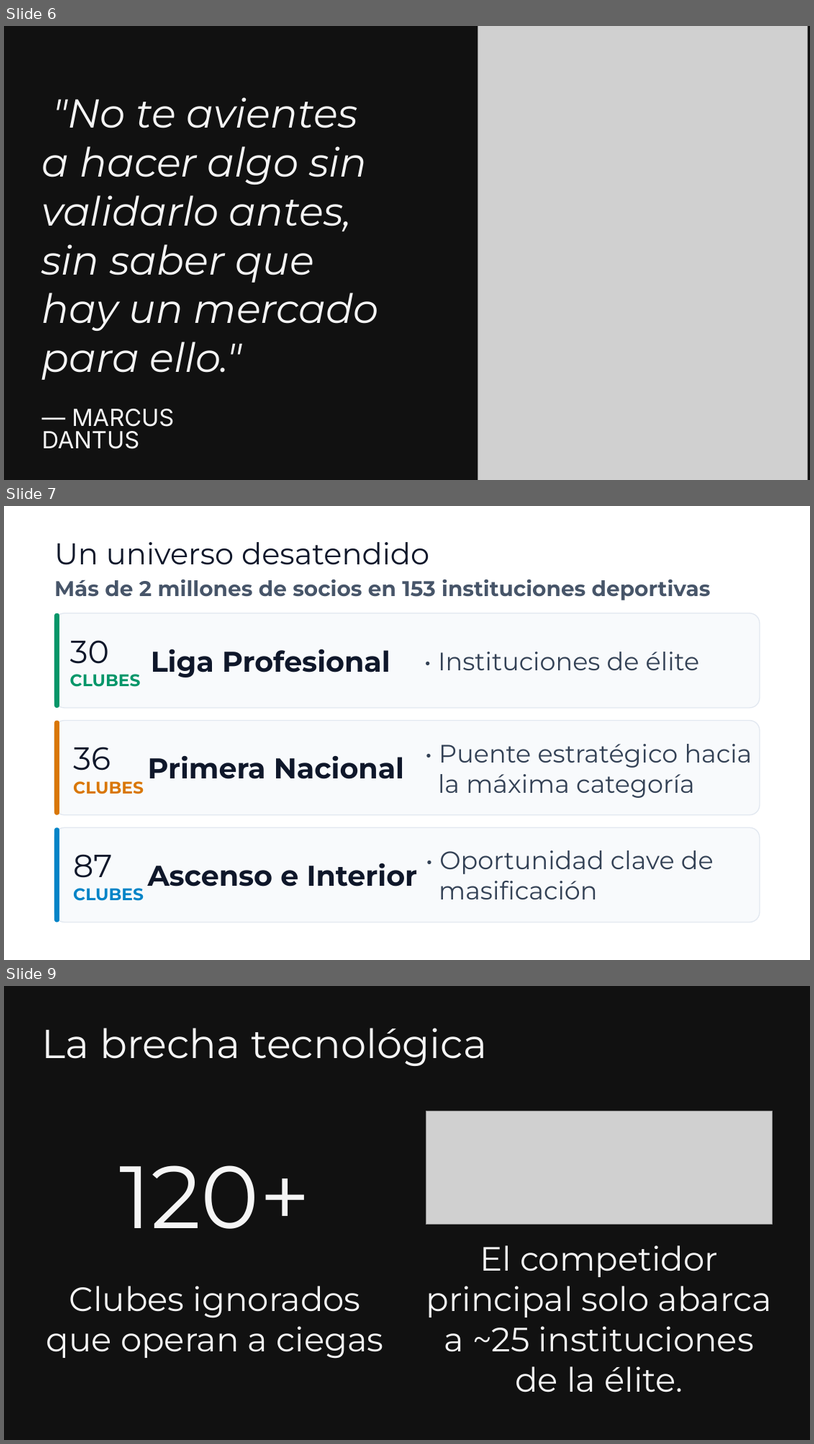
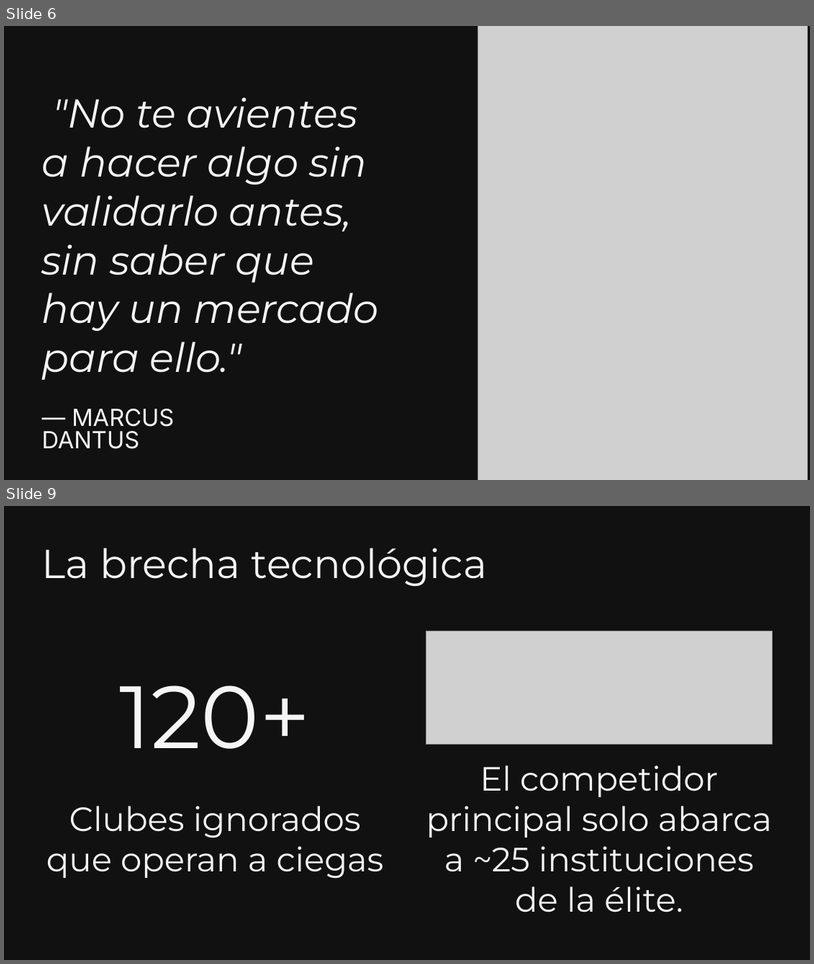
Before and after one commit to TrabajoProfesional-AGGZ/documentacion, a slide deck: entrega_final/defensa/Presentacion_SocioUnido.pptx. Shown one above the other, each under a label of ours: slides 6, 7 and 9 before the commit, slides 6 and 9 after it; the slides between them are not shown. The pictures are 814x1444 and 814x964 pixels, drawn with LibreOffice and Linux fonts; fonts in the diff are those of the drawing; grey boxes stand for pictures; background and template pictures are left out. Boxes give left, top, right and bottom in pixels: in the first picture for what was removed or moved away, otherwise in the second. Text is boxed around its words. In the diff, an @@ line names an element or a change of style, - is before the commit and + after.

```diff
--- a/entrega_final/defensa/Presentacion_SocioUnido.pptx
+++ b/entrega_final/defensa/Presentacion_SocioUnido.pptx
@@ slide 7 removed at [4,506,810,960], background picture (left out) @@
@@ text removed at [54,542,711,600] @@
-Un universo desatendido
-Más de 2 millones de socios en 153 instituciones deportivas
@@ group removed at [54,613,760,708]: 3 texts, 2 rounded rectangles @@
-Liga Profesional
-• Instituciones de élite
-30 CLUBES
@@ group removed at [54,720,760,901]: 3 texts, 2 rounded rectangles @@
-36 CLUBES
-Primera Nacional
-• Puente estratégico hacia
-la máxima categoría
@@ group removed at [54,827,760,921]: 3 texts, 2 rounded rectangles @@
-87 CLUBES
-Ascenso e Interior
-• Oportunidad clave de
-masificación
```
Also in this commit, not shown: 2 slides changed, 7 slides added, 3 other slides removed, 1 other file.
